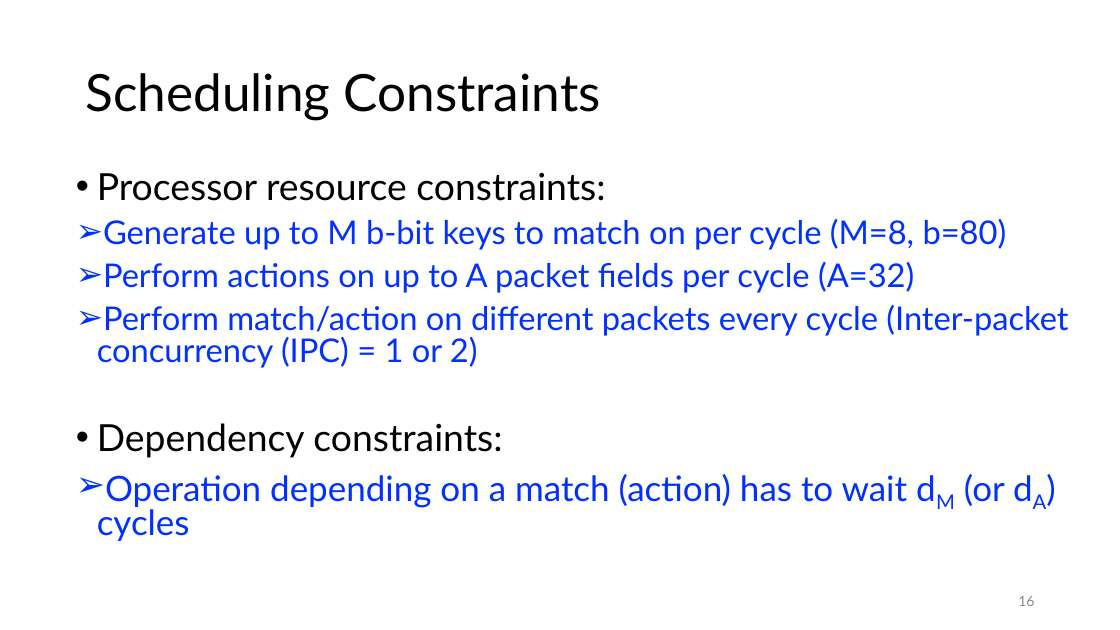
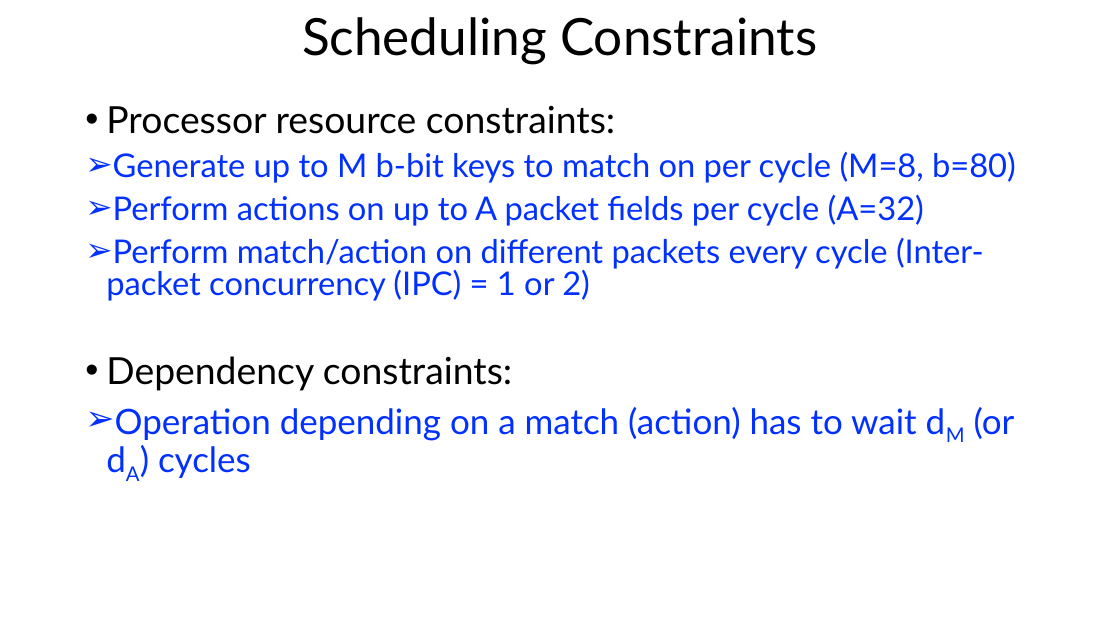
Before and after one commit to anirudhSK/drmt_talk, a slide deck: slide 15 of drmt_sigcomm.pptx (slide 16 before the commit). Drawn at 1120x630 pixels with LibreOffice and Linux fonts; fonts in the diff are those of the drawing. Boxes give left, top, right and bottom in pixels: in the first picture for what was removed or moved away, otherwise in the second. Text is boxed around its words. In the diff, an @@ line names an element or a change of style, - is before the commit and + after.

```diff
--- a/drmt_sigcomm.pptx
+++ b/drmt_sigcomm.pptx
@@ title "Scheduling Constraints": place and size @@
-title "Scheduling Constraints" at (85,73,601,120)
+title "Scheduling Constraints" at (302,17,817,65)
@@ title "Scheduling Constraints" at (302,17,817,65): alignment left to centre @@
@@ text "Processor resource constraints:" rewrapped from (97,172,1068,541) to (106,105,1016,478) @@
@@ page number removed at (1018,596,1034,606) @@
-16
```
Also in this commit, not shown: 34 other slides changed, 1 slide added, 2 slides removed.
